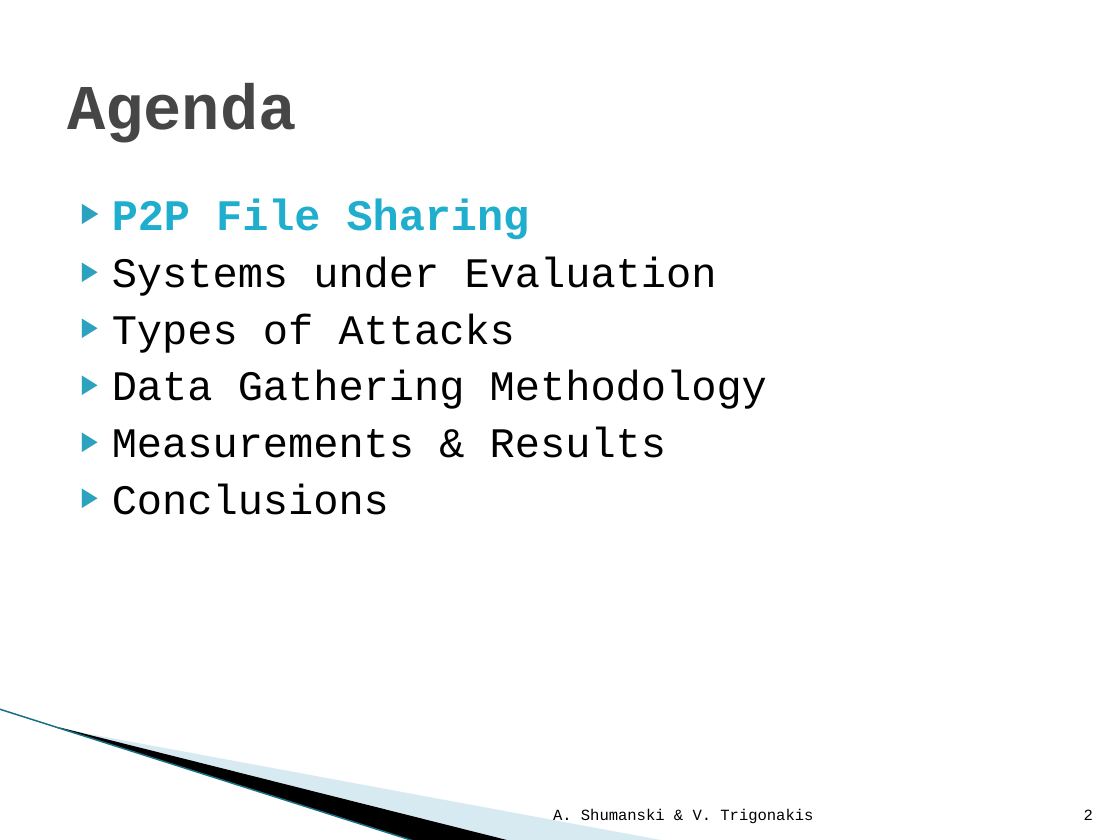
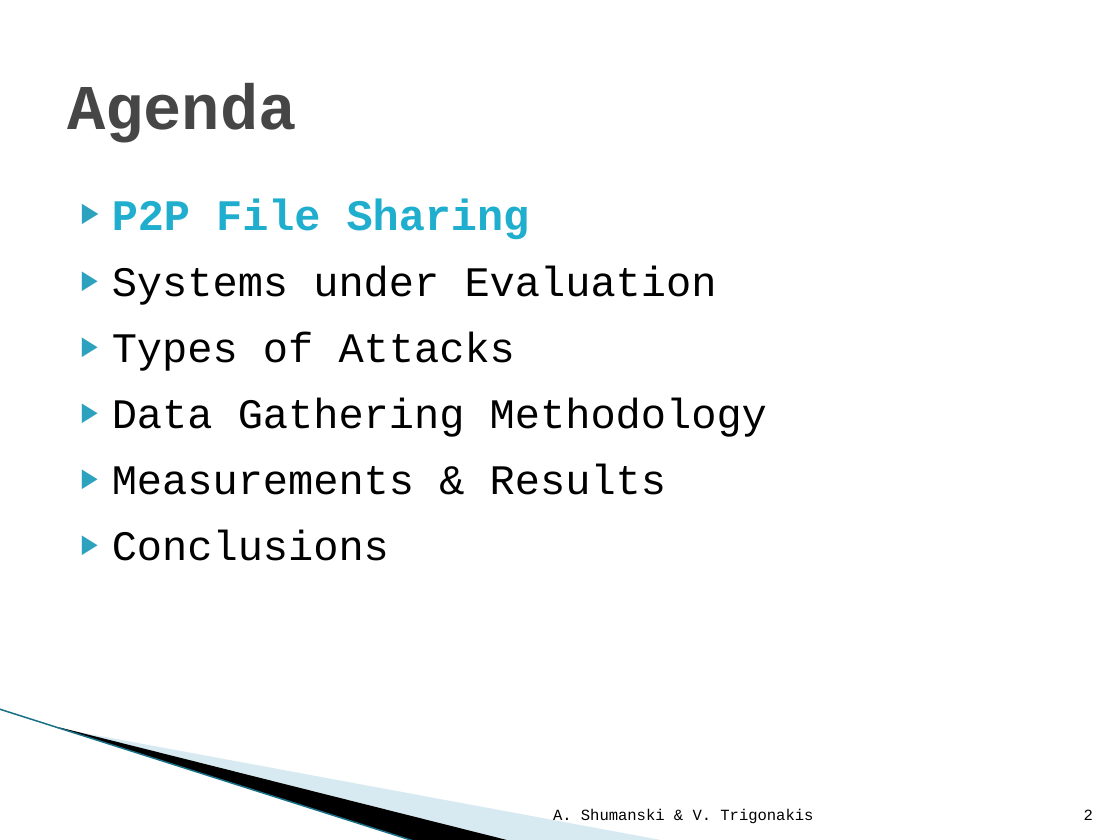
Before and after one commit to WinLAFS/kthsedsav, a slide deck: slide 2 of P2P/labs/documents/presentation/The Index Poisoning Attack in P2P File Sharing.pptx. Drawn at 1120x840 pixels with LibreOffice and Linux fonts; fonts in the diff are those of the drawing; background and template pictures are left out. Boxes give left, top, right and bottom in pixels: in the first picture for what was removed or moved away, otherwise in the second. Text is boxed around its words. In the diff, an @@ line names an element or a change of style, - is before the commit and + after.

```diff
--- a/P2P/labs/documents/presentation/The Index Poisoning Attack in P2P File Sharing.pptx
+++ b/P2P/labs/documents/presentation/The Index Poisoning Attack in P2P File Sharing.pptx
@@ text "P2P File Sharing" at <box>112,198,767,561</box>: more space between paragraphs @@
```
Also in this commit, not shown: 7 other slides changed, 2 other files.
